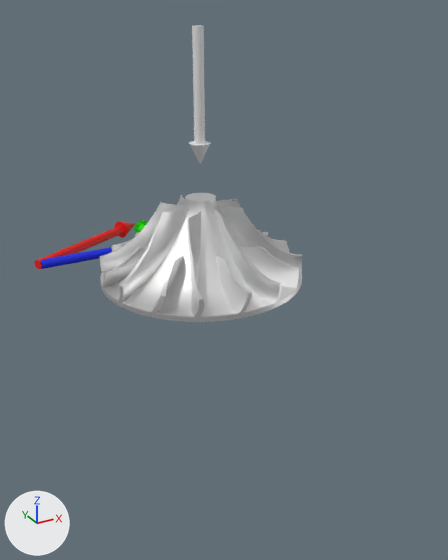
The glTF model compressor.glb as it was, and as the next commit left it.
One viewpoint serves both versions: a 50 mm lens placed at (-2.58, -5.15, 3.17), pointed at (-0.1, -0.66, 0.92). Arrows for +X, +Y and +Z are at lower left; the lights stay in place. Both versions are drawn at frame 31 of the action 'CylinderAction.001'; the numbers are the values there. Vertices at the same position are counted once.

Script lines for the objects in view, before the commit:
```python
ob_cone = bpy.data.objects.new('Cone', me_cone)
ob_cone.location = (0.0, -0.005, 1.926)
ob_cone.rotation_euler = (0.0, 0.0, 3.142)  # degrees (0, 0, 180)
ob_cone.scale = (-0.1, -0.1, -0.1)
ob_cone_002 = bpy.data.objects.new('Cone.002', me_cone_002)
ob_cone_002.location = (1.158, 1.146, 0.72)
ob_cone_002.rotation_euler = (-1.571, 0.0, 2.356)  # degrees (-90, 0, 135)
ob_cone_002.scale = (-0.05, -0.05, -0.05)
ob_cone_003 = bpy.data.objects.new('Cone.003', me_cone_003)
ob_cone_003.location = (0.0, 1.692, 0.72)
ob_cone_003.rotation_euler = (-1.571, 0.0, 0.0)  # degrees (-90, 0, 0)
ob_cone_003.scale = (0.1, 0.1, 0.1)
ob_cone_004 = bpy.data.objects.new('Cone.004', me_cone_004)
ob_cone_004.location = (-0.119, 1.018, 0.72)
ob_cone_004.rotation_euler = (-1.571, 0.0, -1.571)  # degrees (-90, 0, -90)
ob_cone_004.scale = (0.1, 0.1, 0.1)
ob_cone_005 = bpy.data.objects.new('Cone.005', me_cone_005)
ob_cone_005.location = (0.003, 1.803, 0.72)
ob_cone_005.rotation_euler = (-1.571, 0.0, -1.061)  # degrees (-90, 0, -61)
ob_cone_005.scale = (0.1, 0.1, 0.141)
ob_cylinder = bpy.data.objects.new('Cylinder', me_cylinder)
ob_cylinder.location = (0.0, -0.005, 0.692)
ob_cylinder.rotation_euler = (0.0, 0.0, -3.142)  # degrees (0, 0, -180)
```
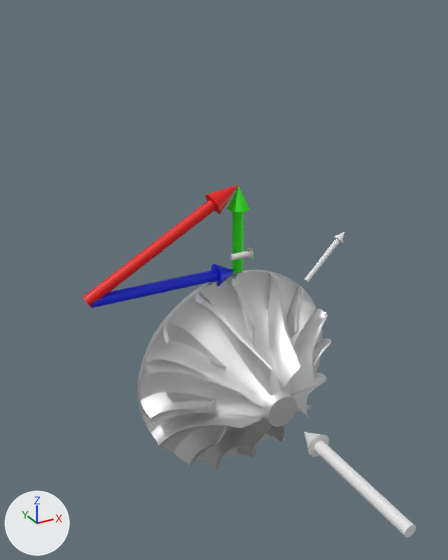
What differs and where, as boxes [x1, y1, x2, y2] in the pictures (448 x 560 px):
'Cylinder', reshaped, moved, turned
    before: [100, 193, 303, 322]
    after: [138, 270, 331, 470]
'Cone', moved, turned
    before: [189, 25, 210, 164]
    after: [304, 432, 416, 538]
'Cone.005', moved, turned, rescaled
    before: [34, 222, 136, 269]
    after: [83, 185, 238, 307]
'Cone.004', moved, turned
    before: [41, 247, 112, 269]
    after: [91, 264, 234, 308]
'Cone.003', moved
    before: [134, 220, 148, 233]
    after: [227, 186, 250, 273]
'Cone.002', moved (not visible before)
    after: [305, 232, 344, 282]

Edits to the bpy script that builds the scene:
```text
Change me_cylinder:
    where me_cylinder.from_pydata(...)  # 5818 vertices, 11360 faces; spans x -1.0..1.0, y -1.0..1.0, z 0.0..0.82
    used by ob_cylinder; location = (0.0, -0.005, 0.692); rotation_euler = (0.0, 0.0, -3.142), in degrees (0, 0, -180)
    me_cylinder part 1: the whole mesh is multiplied about the mesh origin by the matrix ((-0.588, 0.809, 0.0), (0.0, 0.0, -1.0), (-0.809, -0.588, 0.0))
Change me_cone:
    where me_cone.from_pydata(...)  # 97 vertices, 190 faces; spans x -1.0..1.0, y -1.0..1.0, z -11.0..1.0
    used by ob_cone; location = (0.0, -0.005, 1.926); rotation_euler = (0.0, 0.0, 3.142), in degrees (0, 0, 180); scale = (-0.1, -0.1, -0.1)
    me_cone part 2: the whole mesh is turned 90 degrees about the x axis through the mesh origin
Change me_cone_004:
    where me_cone_004.from_pydata(...)  # 97 vertices, 190 faces; spans x -1.0..1.0, y -1.0..1.0, z -12.36..1.0
    used by ob_cone_004; location = (-0.119, 1.018, 0.72); rotation_euler = (-1.571, 0.0, -1.571), in degrees (-90, 0, -90); scale = (0.1, 0.1, 0.1)
    me_cone_004 part 3: the whole mesh is turned 90 degrees about the x axis through the mesh origin
Change me_cone_005:
    where me_cone_005.from_pydata(...)  # 97 vertices, 190 faces; spans x -1.0..1.0, y -1.0..1.0, z -11.26..0.0
    used by ob_cone_005; location = (0.003, 1.803, 0.72); rotation_euler = (-1.571, 0.0, -1.061), in degrees (-90, 0, -61); scale = (0.1, 0.1, 0.141)
    me_cone_005 part 4: the whole mesh is turned 90 degrees about the x axis through the mesh origin
Change ob_cylinder:
    ob_cylinder.location: (0.0, -0.005, 0.692) -> (0.0, -0.692, -0.005)
    ob_cylinder.rotation_euler: (0.0, 0.0, -3.142) -> (0.0, 3.142, 0.0)  # degrees (0, 0, -180) -> degrees (0, 180, 0)
Change ob_cone:
    ob_cone.location: (0.0, -0.005, 1.926) -> (0.0, -1.926, -0.005)
    ob_cone.rotation_euler: (0.0, 0.0, 3.142) -> (0.0, -3.142, 0.0)  # degrees (0, 0, 180) -> degrees (0, -180, 0)
Change ob_cone_002:
    ob_cone_002.location: (1.158, 1.146, 0.72) -> (1.158, -0.72, 1.146)
Change ob_cone_003:
    ob_cone_003.location: (0.0, 1.692, 0.72) -> (0.0, -0.72, 1.692)
Change ob_cone_004:
    ob_cone_004.location: (-0.119, 1.018, 0.72) -> (-0.119, -0.72, 1.018)
    ob_cone_004.rotation_euler: (-1.571, 0.0, -1.571) -> (-1.571, 1.571, 0.0)  # degrees (-90, 0, -90) -> degrees (-90, 90, 0)
Change ob_cone_005:
    ob_cone_005.location: (0.003, 1.803, 0.72) -> (0.003, -0.72, 1.803)
    ob_cone_005.rotation_euler: (-1.571, 0.0, -1.061) -> (-1.571, 1.061, 0.0)  # degrees (-90, 0, -61) -> degrees (-90, 61, 0)
    ob_cone_005.scale: (0.1, 0.1, 0.141) -> (0.1, 0.141, 0.1)
```
